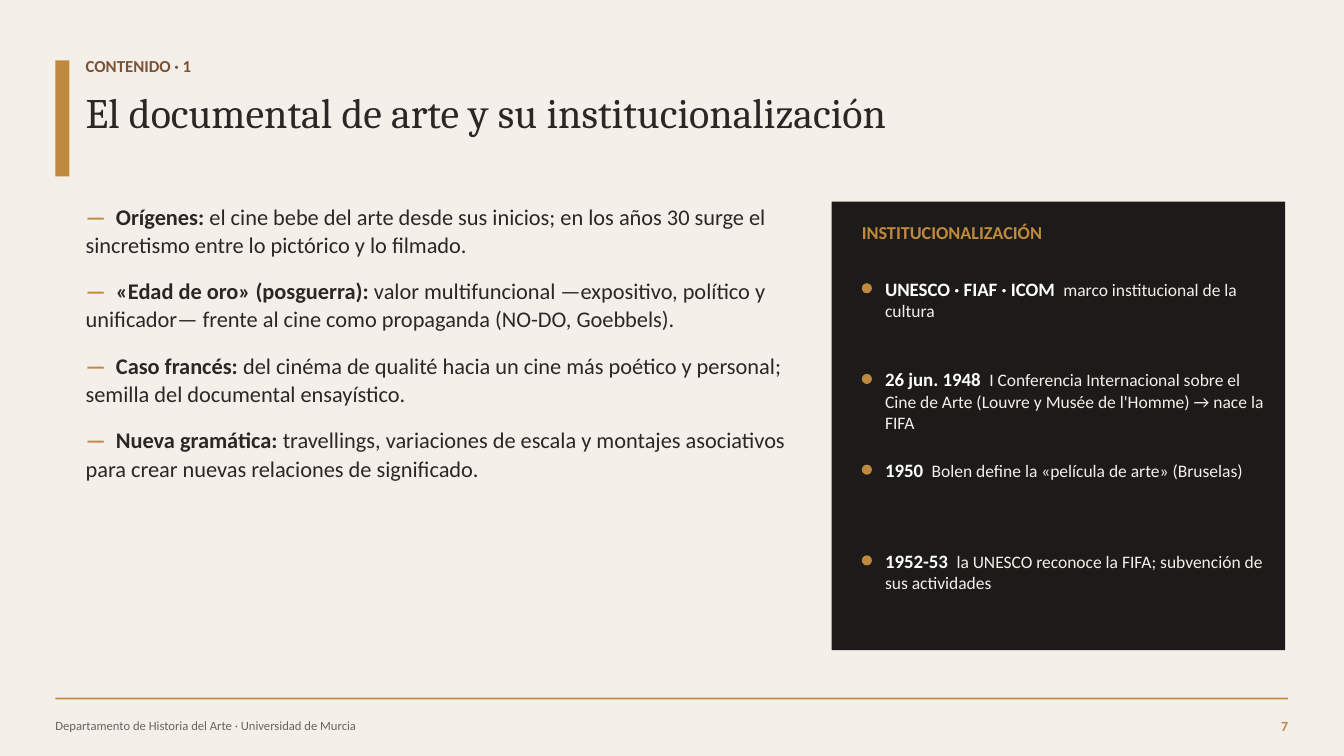
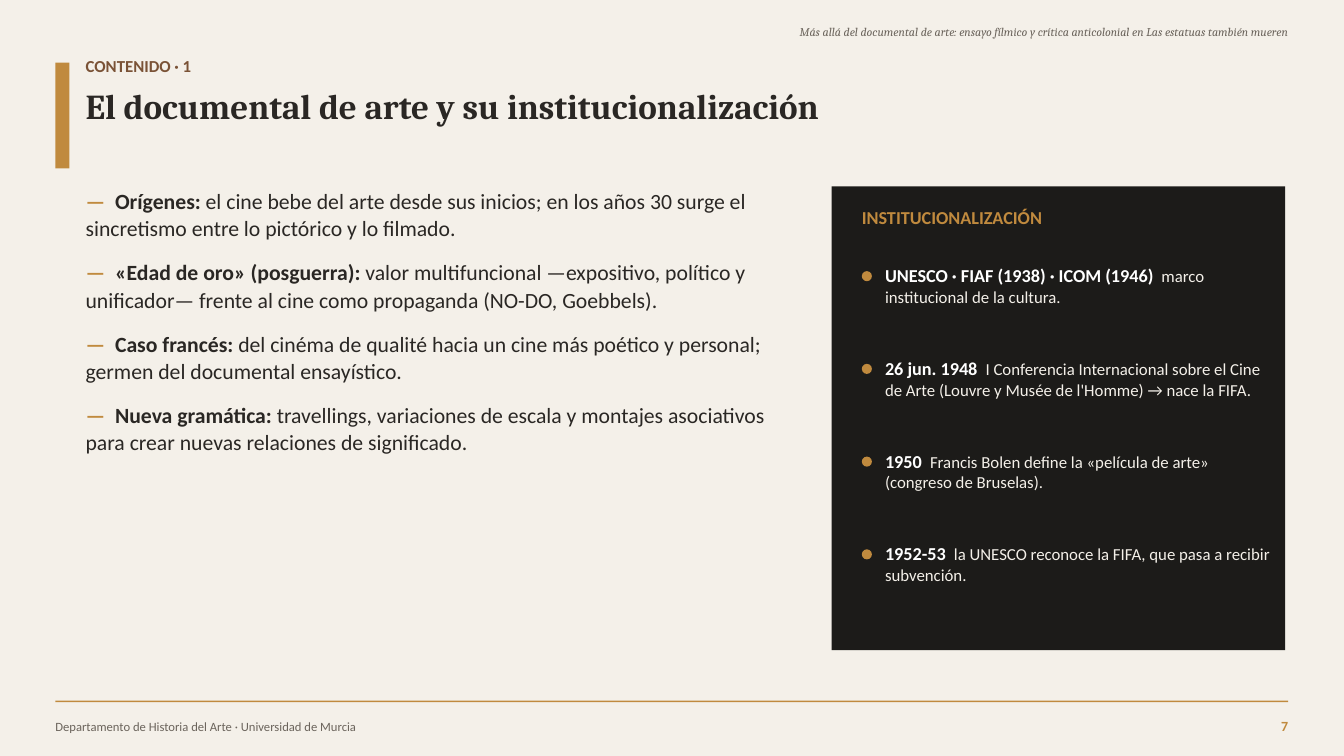
Before and after one commit to facundonicolasvgg/pedritojoseunitfg, a slide deck: slide 7 of Defensa_TFG_Las_estatuas_tambien_mueren.pptx. Drawn at 1344x756 pixels with LibreOffice and Linux fonts; fonts in the diff are those of the drawing. Boxes give left, top, right and bottom in pixels: in the first picture for what was removed or moved away, otherwise in the second. Text is boxed around its words. In the diff, an @@ line names an element or a change of style, - is before the commit and + after.

Commit message:
Reestructura la presentación según el formato de las TFG de referencia (epígrafes canónicos, título corrido, metodología como fuentes)

```diff
--- a/Defensa_TFG_Las_estatuas_tambien_mueren.pptx
+++ b/Defensa_TFG_Las_estatuas_tambien_mueren.pptx
@@ text added at box(800, 28, 1288, 39), 8.5 pt, text #6B645C, italic @@
+Más allá del documental de arte: ensayo fílmico y crítica anticolonial en Las estatuas también mueren
@@ rectangle: place and size @@
-rectangle at box(55, 60, 70, 176)
+rectangle at box(55, 63, 70, 168)
@@ text "El documental de arte y ..." at box(86, 94, 819, 127): size 30 to 25 pt, bold on; line spacing 1 to 0.98 @@
@@ text at box(86, 194, 764, 454): size 16 to 15.5 pt in "— Orígenes: el cine bebe del arte ...", "— «Edad de oro» (posguerra): valor multifuncional ...", "— Nueva gramática: travellings, variaciones de escala ..."; less space between paragraphs @@
@@ text "— Orígenes: el cine bebe ...": place and size @@
-text "— Orígenes: el cine bebe ..." at box(86, 209, 785, 481)
+text "— Orígenes: el cine bebe ..." at box(86, 194, 764, 454)
@@ rectangle: place and size @@
-rectangle at box(832, 202, 1286, 650)
+rectangle at box(832, 187, 1286, 650)
@@ text "INSTITUCIONALIZACIÓN": place and size @@
-text "INSTITUCIONALIZACIÓN" at box(862, 225, 1042, 239)
+text "INSTITUCIONALIZACIÓN" at box(862, 209, 1042, 224)
@@ text at box(885, 268, 1204, 303): text changed; size 12.5 to 12 pt @@
-UNESCO · FIAF · ICOM marco institucional de la cultura
+UNESCO · FIAF (1938) · ICOM (1946) marco institucional de la cultura.
@@ 3 ellipses: place and size @@
-3 ellipses at box(862, 283, 872, 475)
+3 ellipses at box(862, 271, 872, 467)
@@ text at box(86, 337, 761, 383): text changed; size 16 to 15.5 pt @@
-— Caso francés: del cinéma de qualité hacia un cine más poético y personal; semilla del documental ensayístico.
+— Caso francés: del cinéma de qualité hacia un cine más poético y personal; germen del documental ensayístico.
@@ text at box(885, 362, 1260, 399): text changed; size 12.5 to 12 pt @@
-26 jun. 1948 I Conferencia Internacional sobre el Cine de Arte (Louvre y Musée de l'Homme) → nace la FIFA
+26 jun. 1948 I Conferencia Internacional sobre el Cine de Arte (Louvre y Musée de l'Homme) → nace la FIFA.
@@ text at box(885, 456, 1209, 491): text changed; size 12.5 to 12 pt @@
-1950 Bolen define la «película de arte» (Bruselas)
+1950 Francis Bolen define la «película de arte» (congreso de Bruselas).
@@ ellipse: place and size @@
-ellipse at box(862, 556, 872, 566)
+ellipse at box(862, 549, 872, 560)
@@ text at box(885, 548, 1269, 581): text changed; size 12.5 to 12 pt @@
-1952-53 la UNESCO reconoce la FIFA; subvención de sus actividades
+1952-53 la UNESCO reconoce la FIFA, que pasa a recibir subvención.
```
Also in this commit, not shown: 14 other slides changed, 1 other file.
